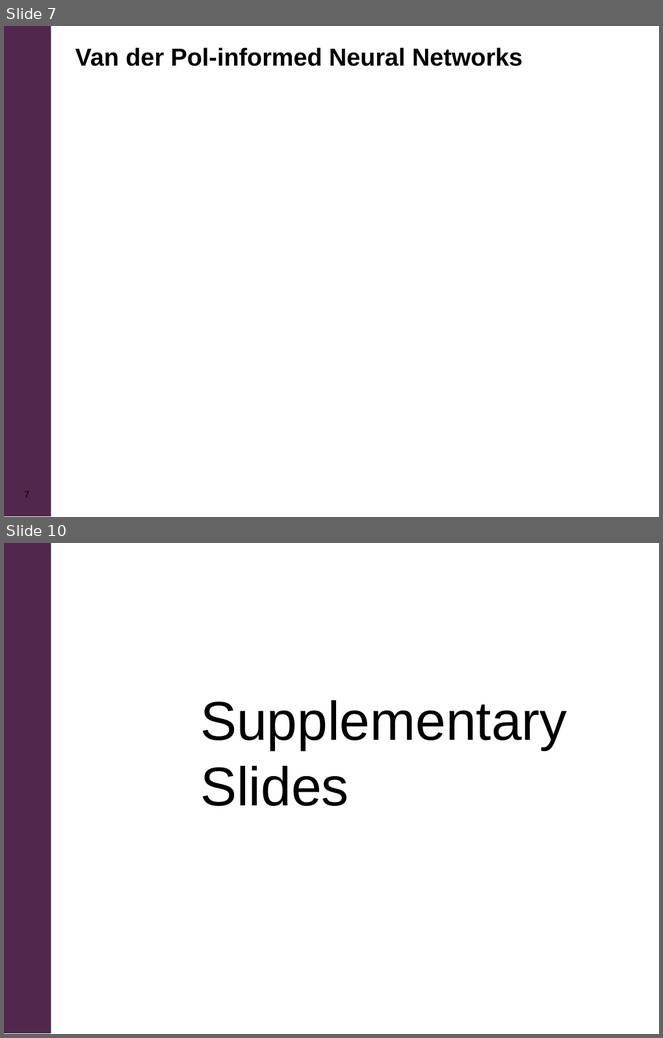
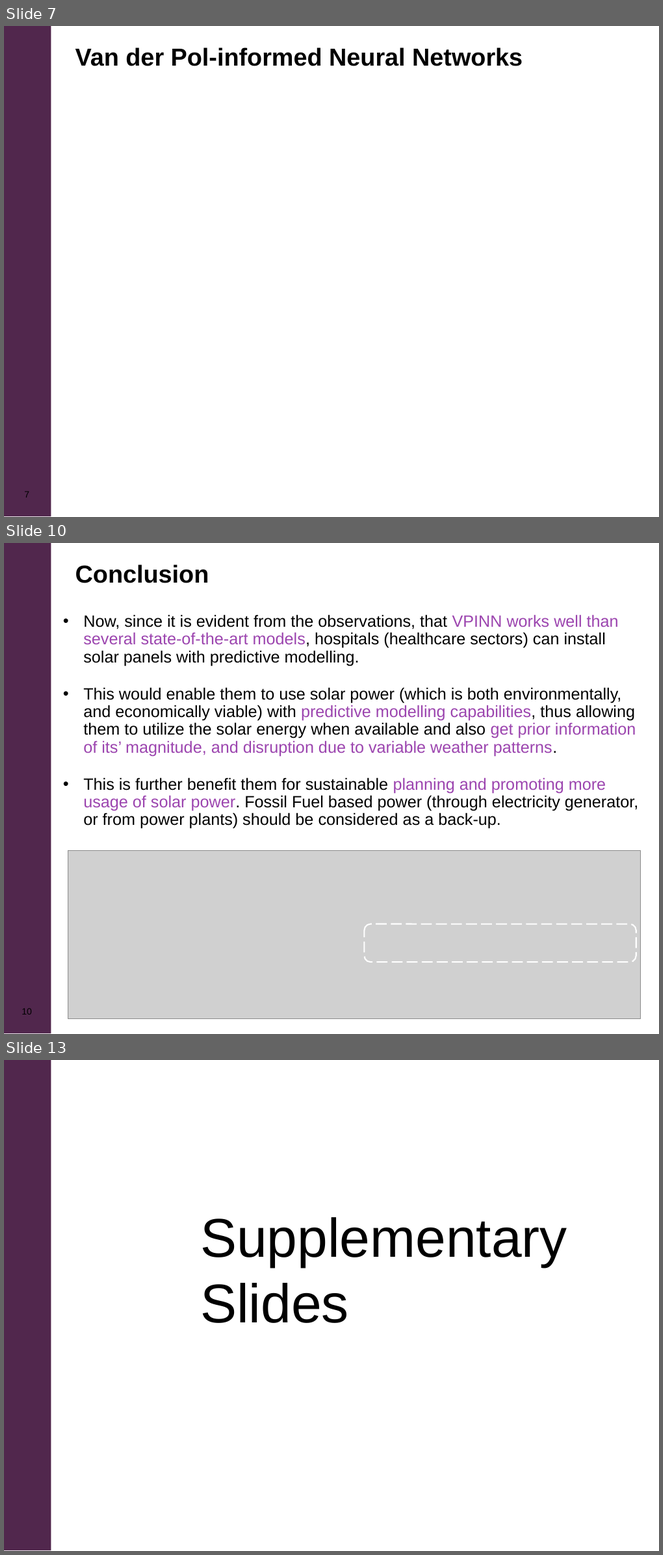
Before and after one commit to Anurag-Dutta/IET_Talk, a slide deck: ppt/ppt.ppt. Shown one above the other, each under a label of ours: slides 7 and 10 before the commit, slides 7, 10 and 13 after it; the slides between them are not shown. The pictures are 663x1038 and 663x1555 pixels, drawn with LibreOffice and Linux fonts; fonts in the diff are those of the drawing; grey boxes stand for pictures; background and template pictures are left out. Boxes give left, top, right and bottom in pixels: in the first picture for what was removed or moved away, otherwise in the second. Text is boxed around its words. In the diff, an @@ line names an element or a change of style, - is before the commit and + after.

```diff
--- a/ppt/ppt.ppt
+++ b/ppt/ppt.ppt
@@ slide 10 added at (4,543,659,1034), background #FFFFFF; not listed: 1 template element that a slide beside it also shows @@
@@ rounded rectangle added at (57,551,653,598), fill #FFFFFF @@
@@ text added at (76,564,209,583), 27 pt, text #000000, bold @@
+Conclusion
@@ text added at (83,615,638,829), 18 pt, text #000000 @@
+• Now, since it is evident from the observations, that VPINN works well than several state-of-the-art models, hospitals (healthcare sectors) can install solar panels with predictive modelling.
+• This would enable them to use solar power (which is both environmentally, and economically viable) with predictive modelling capabilities, thus allowing them to utilize the solar energy when available and also get prior information of its’ magnitude, and disruption due to variable weather patterns.
+• This is further benefit them for sustainable planning and promoting more usage of solar power. Fossil Fuel based power (through electricity generator, or from power plants) should be considered as a back-up.
@@ picture added at (68,851,641,1019) @@
@@ rounded rectangle added at (364,925,636,962), outline #FFFFFF 1.5 pt dashed @@
@@ page number added at (22,1008,32,1015), 10 pt, text #000000 @@
+10
@@ what was slide 10 is now slide 13 @@
```
Also in this commit, not shown: 1 slide changed, 3 other slides added, 1 slide removed.
